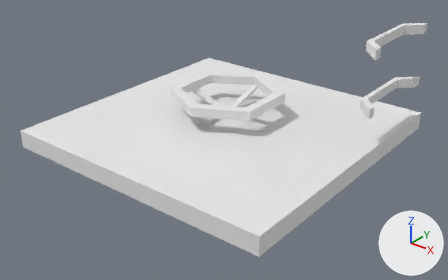
What one commit did to the OBJ model resources/assets/malisisdoors/models/rustyhatch.obj.
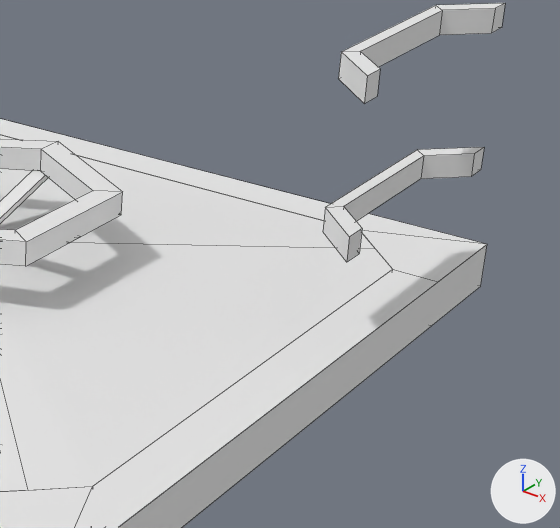
Old and new are each drawn whole from a camera (50 mm lens) standing at (3.48, -4.13, 1.91) and looking at (1.06, -1.11, 0.04) and again close up on the part from 54% to 100% of the width and 8% to 78% of the height. The lights are fixed; the arrows at lower right show +X, +Y and +Z. The close-ups show mesh edges as thin lines. Where no turn or scale is listed for an object, it has been applied to the vertices. Vertices at the same position are counted once.

The first close-up shows 'Frame_Plane', 'door_Cube.001', 'handle_Cube.002', 'ladder_Plane.002'.
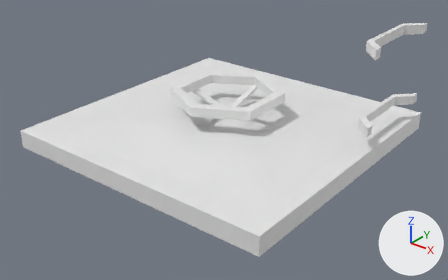
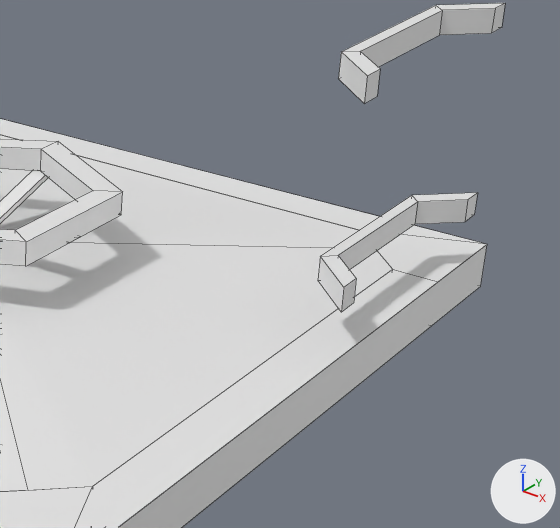
What the commit changed:
me_ladder_plane_002 has 32 vertices, 28 faces and spans x 1.875..2.0, y -0.875..-0.125, z 0.375..0.813.
me_ladder_plane_002 is used by ob_ladder_plane_002; location (0.0, 0.0, 0.0).
me_ladder_plane_002 part 1: the loose piece of 16 vertices spanning x 1.875..2.0, y -0.875..-0.125, z 0.375..0.438 is moved by (0.0, 0.0, -0.125).

Location of each change, (x1, y1, x2, y2) in pixels of the close-ups (560 x 528 px; the box of a moved part takes in the faces that stretch with it):
'ladder_Plane.002', reshaped (19% taller)
    before: (323, 3, 505, 262)
    after: (318, 3, 505, 312)
part 1 of me_ladder_plane_002, moved or reshaped
    before: (323, 147, 484, 262)
    after: (318, 193, 478, 312)
